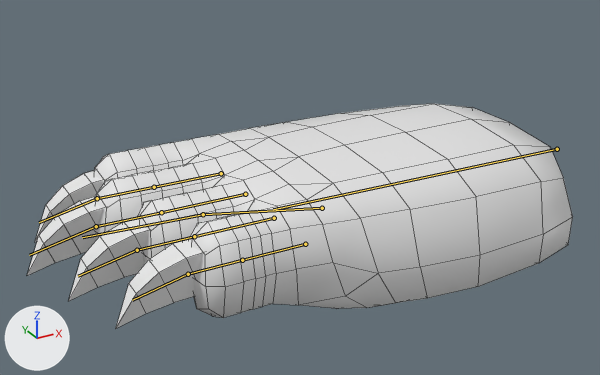
The FBX model QuestTemplate/Assets/Design/Player/Models/HandL.fbx as it was, and as the next commit left it.
Both versions are drawn from a 50 mm camera at (-0.257, -0.358, 0.202) aimed at (-0.05, 0.018, 0.013). Every picture has the same lights, and +X, +Y and +Z are marked at lower left. The bones that bend it are drawn over the model as lines. Mesh edges are drawn as thin lines.

The first picture shows 'LPaw'.
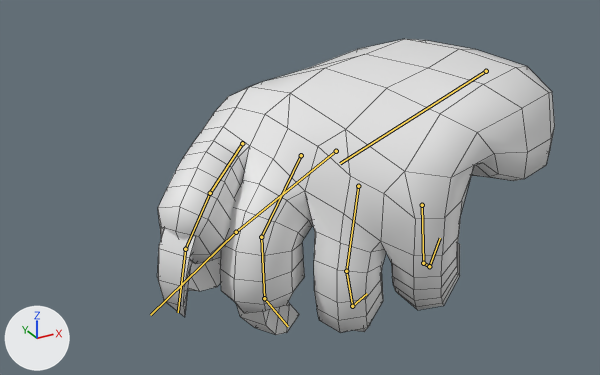
Commit message: Custom holding pose for net completed

The newer file adds an action. The first version stands in its rest pose; the second is drawn at frame 1 of the action 'LHoldNet'.

Boxes (x1, y1, x2, y2) around the edits, measured in the pictures (600 x 375 px):
```json
{"object": "LPaw", "change": "posed", "before": [27, 104, 573, 328], "after": [157, 39, 555, 335], "on screen": "27% narrower, 32% taller"}
{"bone": "root", "before": "(557, 149) to (273, 209)", "after": "(486, 71) to (340, 163)"}
{"bone": "thumb0", "before": "(322, 208) to (203, 214)", "after": "(336, 151) to (236, 232)"}
{"bone": "thumb1", "before": "(203, 214) to (82, 237)", "after": "(236, 232) to (150, 315)"}
{"bone": "index0", "before": "(221, 173) to (154, 187)", "after": "(242, 143) to (210, 193)"}
{"bone": "index1", "before": "(154, 187) to (97, 198)", "after": "(210, 193) to (185, 249)"}
{"bone": "index2", "before": "(97, 198) to (39, 222)", "after": "(185, 249) to (178, 312)"}
{"bone": "middle0", "before": "(245, 194) to (161, 212)", "after": "(301, 155) to (261, 237)"}
{"bone": "middle1", "before": "(161, 212) to (96, 226)", "after": "(261, 237) to (264, 298)"}
{"bone": "middle2", "before": "(96, 226) to (29, 255)", "after": "(264, 298) to (288, 326)"}
{"bone": "ring0", "before": "(274, 218) to (194, 236)", "after": "(358, 186) to (346, 271)"}
{"bone": "ring1", "before": "(194, 236) to (137, 250)", "after": "(346, 271) to (352, 306)"}
{"bone": "ring2", "before": "(137, 250) to (78, 276)", "after": "(352, 306) to (367, 293)"}
{"bone": "pinky0", "before": "(305, 244) to (242, 260)", "after": "(422, 205) to (423, 263)"}
{"bone": "pinky1", "before": "(242, 260) to (188, 274)", "after": "(423, 263) to (429, 266)"}
{"bone": "pinky2", "before": "(188, 274) to (132, 300)", "after": "(429, 266) to (440, 238)"}
```

Edits to the scene script, one JSON object a line:
```json
{"block": "bone_root", "where": "bone_root = bpy.data.objects['LHand'].pose.bones['root']"}
{"op": "set", "path": "bone_root.location", "old": "(0.0, 0.0, 0.0)", "new": "(0.0697, -0.0005, -0.0428)"}
{"op": "set", "path": "bone_root.rotation_quaternion", "old": "(1.0, 0.0, 0.0, 0.0)", "new": "(0.968, 0.203, -0.024, 0.143)", "note": "degrees (0, 0, 0) -> degrees (23, -6, 16)"}
{"block": "bone_thumb0", "where": "bone_thumb0 = bpy.data.objects['LHand'].pose.bones['thumb0']  # child of 'root'"}
{"op": "set", "path": "bone_thumb0.location", "old": "(0.0, 0.0, 0.0)", "new": "(-0.0075, -0.0069, -0.0087)"}
{"op": "set", "path": "bone_thumb0.rotation_quaternion", "old": "(1.0, 0.0, 0.0, 0.0)", "new": "(0.921, 0.024, 0.321, -0.218)", "note": "degrees (0, 0, 0) -> degrees (-7, 37, -29)"}
{"block": "bone_thumb1", "where": "bone_thumb1 = bpy.data.objects['LHand'].pose.bones['thumb1']  # child of 'thumb0'"}
{"op": "set", "path": "bone_thumb1.rotation_quaternion", "old": "(1.0, 0.0, 0.0, 0.0)", "new": "(0.937, -0.113, 0.321, -0.085)", "note": "degrees (0, 0, 0) -> degrees (-19, 36, -16)"}
{"block": "bone_index0", "where": "bone_index0 = bpy.data.objects['LHand'].pose.bones['index0']  # child of 'root'"}
{"op": "set", "path": "bone_index0.location", "old": "(0.0, 0.0, 0.0)", "new": "(0.0007, 0.0082, 0.0)"}
{"op": "set", "path": "bone_index0.rotation_quaternion", "old": "(1.0, 0.0, 0.0, 0.0)", "new": "(0.984, 0.142, -0.027, -0.105)", "note": "degrees (0, 0, 0) -> degrees (17, -1, -12)"}
{"block": "bone_index1", "where": "bone_index1 = bpy.data.objects['LHand'].pose.bones['index1']  # child of 'index0'"}
{"op": "set", "path": "bone_index1.rotation_quaternion", "old": "(1.0, 0.0, 0.0, 0.0)", "new": "(0.991, 0.131, -0.006, -0.011)", "note": "degrees (0, 0, 0) -> degrees (15, -1, -1)"}
{"block": "bone_index2", "where": "bone_index2 = bpy.data.objects['LHand'].pose.bones['index2']  # child of 'index1'"}
{"op": "set", "path": "bone_index2.rotation_quaternion", "old": "(1.0, 0.0, 0.0, 0.0)", "new": "(0.959, 0.284, -0.008, 0.005)", "note": "degrees (0, 0, 0) -> degrees (33, -1, 0)"}
{"block": "bone_middle0", "where": "bone_middle0 = bpy.data.objects['LHand'].pose.bones['middle0']  # child of 'root'"}
{"op": "set", "path": "bone_middle0.location", "old": "(0.0, 0.0, 0.0)", "new": "(0.0002, 0.0028, 0.0)"}
{"op": "set", "path": "bone_middle0.rotation_quaternion", "old": "(1.0, 0.0, 0.0, 0.0)", "new": "(0.948, 0.317, 0.025, -0.026)", "note": "degrees (0, 0, 0) -> degrees (37, 4, -2)"}
{"block": "bone_middle1", "where": "bone_middle1 = bpy.data.objects['LHand'].pose.bones['middle1']  # child of 'middle0'"}
{"op": "set", "path": "bone_middle1.rotation_quaternion", "old": "(1.0, 0.0, 0.0, 0.0)", "new": "(0.9, 0.435, 0.015, -0.002)", "note": "degrees (0, 0, 0) -> degrees (52, 2, 1)"}
{"block": "bone_middle2", "where": "bone_middle2 = bpy.data.objects['LHand'].pose.bones['middle2']  # child of 'middle1'"}
{"op": "set", "path": "bone_middle2.rotation_quaternion", "old": "(1.0, 0.0, 0.0, 0.0)", "new": "(0.977, 0.214, 0.002, -0.001)", "note": "degrees (0, 0, 0) -> degrees (25, 0, 0)"}
{"block": "bone_ring0", "where": "bone_ring0 = bpy.data.objects['LHand'].pose.bones['ring0']  # child of 'root'"}
{"op": "set", "path": "bone_ring0.location", "old": "(0.0, 0.0, 0.0)", "new": "(-0.0051, -0.0083, 0.0134)"}
{"op": "set", "path": "bone_ring0.rotation_quaternion", "old": "(1.0, 0.0, 0.0, 0.0)", "new": "(0.866, 0.48, -0.049, -0.133)", "note": "degrees (0, 0, 0) -> degrees (58, 2, -16)"}
{"block": "bone_ring1", "where": "bone_ring1 = bpy.data.objects['LHand'].pose.bones['ring1']  # child of 'ring0'"}
{"op": "set", "path": "bone_ring1.rotation_quaternion", "old": "(1.0, 0.0, 0.0, 0.0)", "new": "(0.893, 0.449, 0.012, -0.018)", "note": "degrees (0, 0, 0) -> degrees (53, 2, -1)"}
{"block": "bone_ring2", "where": "bone_ring2 = bpy.data.objects['LHand'].pose.bones['ring2']  # child of 'ring1'"}
{"op": "set", "path": "bone_ring2.rotation_quaternion", "old": "(1.0, 0.0, 0.0, 0.0)", "new": "(0.943, 0.331, 0.011, -0.015)", "note": "degrees (0, 0, 0) -> degrees (39, 2, -1)"}
{"block": "bone_pinky0", "where": "bone_pinky0 = bpy.data.objects['LHand'].pose.bones['pinky0']  # child of 'root'"}
{"op": "set", "path": "bone_pinky0.location", "old": "(0.0, 0.0, 0.0)", "new": "(-0.0091, -0.0237, 0.0216)"}
{"op": "set", "path": "bone_pinky0.rotation_quaternion", "old": "(1.0, 0.0, 0.0, 0.0)", "new": "(0.71, 0.693, -0.023, -0.12)", "note": "degrees (0, 0, 0) -> degrees (88, 8, -12)"}
{"block": "bone_pinky1", "where": "bone_pinky1 = bpy.data.objects['LHand'].pose.bones['pinky1']  # child of 'pinky0'"}
{"op": "set", "path": "bone_pinky1.rotation_quaternion", "old": "(1.0, 0.0, 0.0, 0.0)", "new": "(0.869, 0.488, 0.045, 0.073)", "note": "degrees (0, 0, 0) -> degrees (59, 0, 10)"}
{"block": "bone_pinky2", "where": "bone_pinky2 = bpy.data.objects['LHand'].pose.bones['pinky2']  # child of 'pinky1'"}
{"op": "set", "path": "bone_pinky2.rotation_quaternion", "old": "(1.0, 0.0, 0.0, 0.0)", "new": "(0.963, 0.268, 0.018, 0.02)", "note": "degrees (0, 0, 0) -> degrees (31, 1, 3)"}
```
